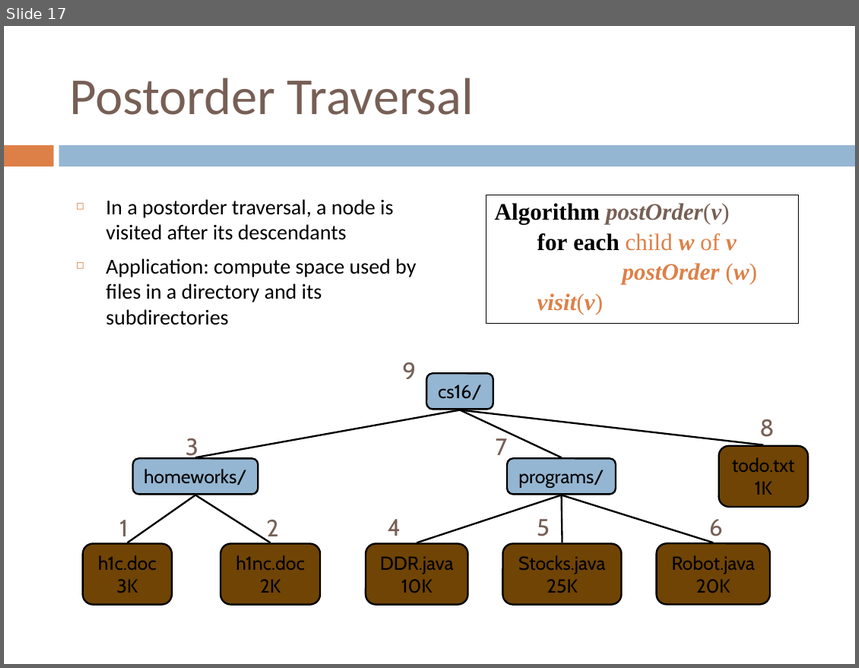
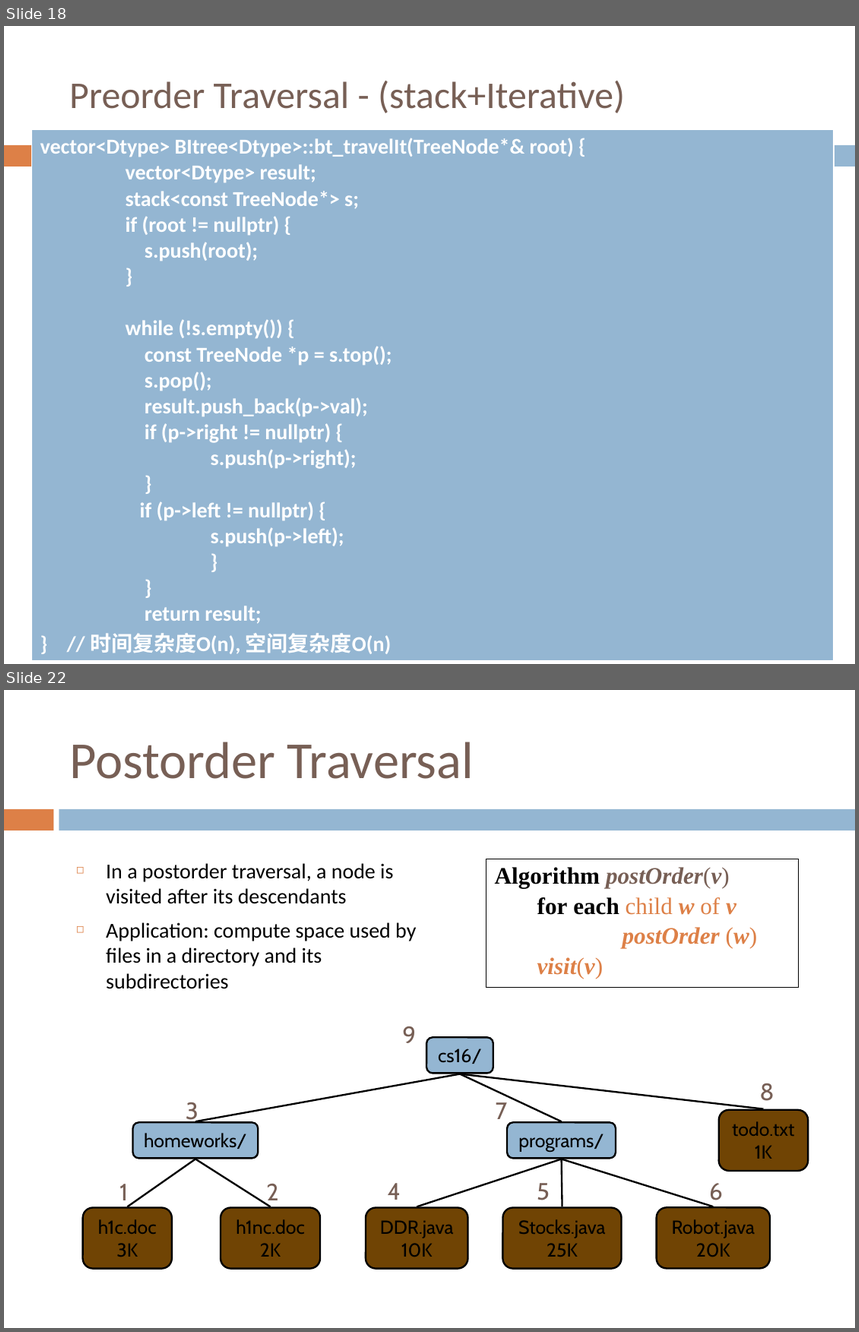
Before and after one commit to sundyCoder/CSK, a slide deck: 3@CSDS/PPT/4@tree.pptx. Shown one above the other, each under a label of ours: slide 17 before the commit, slides 18 and 22 after it; the slides between them are not shown. The pictures are 859x668 and 859x1332 pixels, drawn with LibreOffice and Linux fonts; fonts in the diff are those of the drawing. Boxes give left, top, right and bottom in pixels: in the first picture for what was removed or moved away, otherwise in the second. Text is boxed around its words. In the diff, an @@ line names an element or a change of style, - is before the commit and + after.

Commit message:
tree algorithm.

```diff
--- a/3@CSDS/PPT/4@tree.pptx
+++ b/3@CSDS/PPT/4@tree.pptx
@@ slide 18 added at (4, 26, 855, 664), background #FFFFFF; not listed: 2 template elements that a slide beside it also shows @@
@@ title added at (69, 81, 625, 113), 32 pt, text #775F55 @@
+Preorder Traversal - (stack+Iterative)
@@ table added at (32, 130, 835, 658), 1 rows, 1 columns @@
+vector<Dtype> BItree<Dtype>::bt_travelIt(TreeNode*& root) { / vector<Dtype> result; / stack<const TreeNode*> s; / if (root != nullptr) { / s.push(root); / } / while (!s.empty()) { / const TreeNode *p = s.top(); / s.pop(); / result.push_back(p->val); / if (p->right != nullptr) { / s.push(p->right); / } / if (p->left != nullptr) { / s.push(p->left); / } / } / return result; / } // 时间复杂度O(n), 空间复杂度O(n)
@@ what was slide 17 is now slide 22 @@
```
Also in this commit, not shown: 1 slide changed, 5 other slides added, 40 other files.
